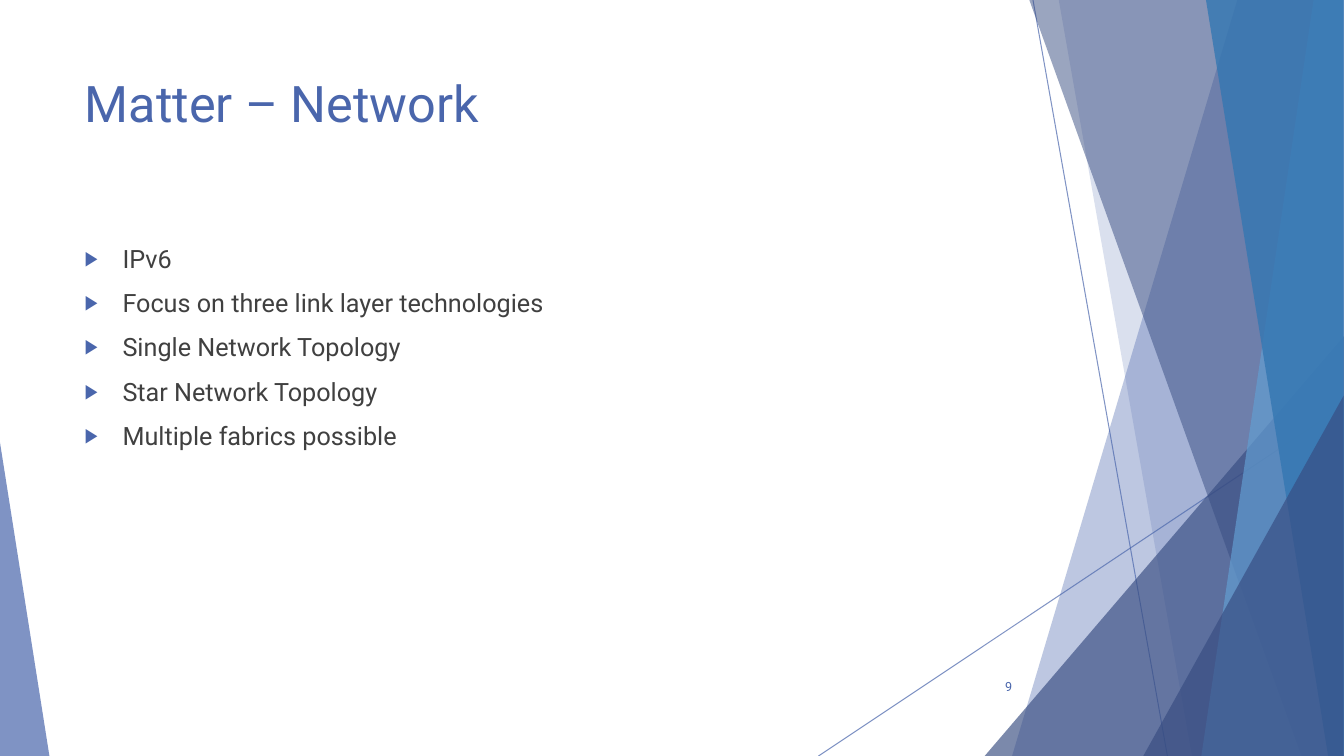
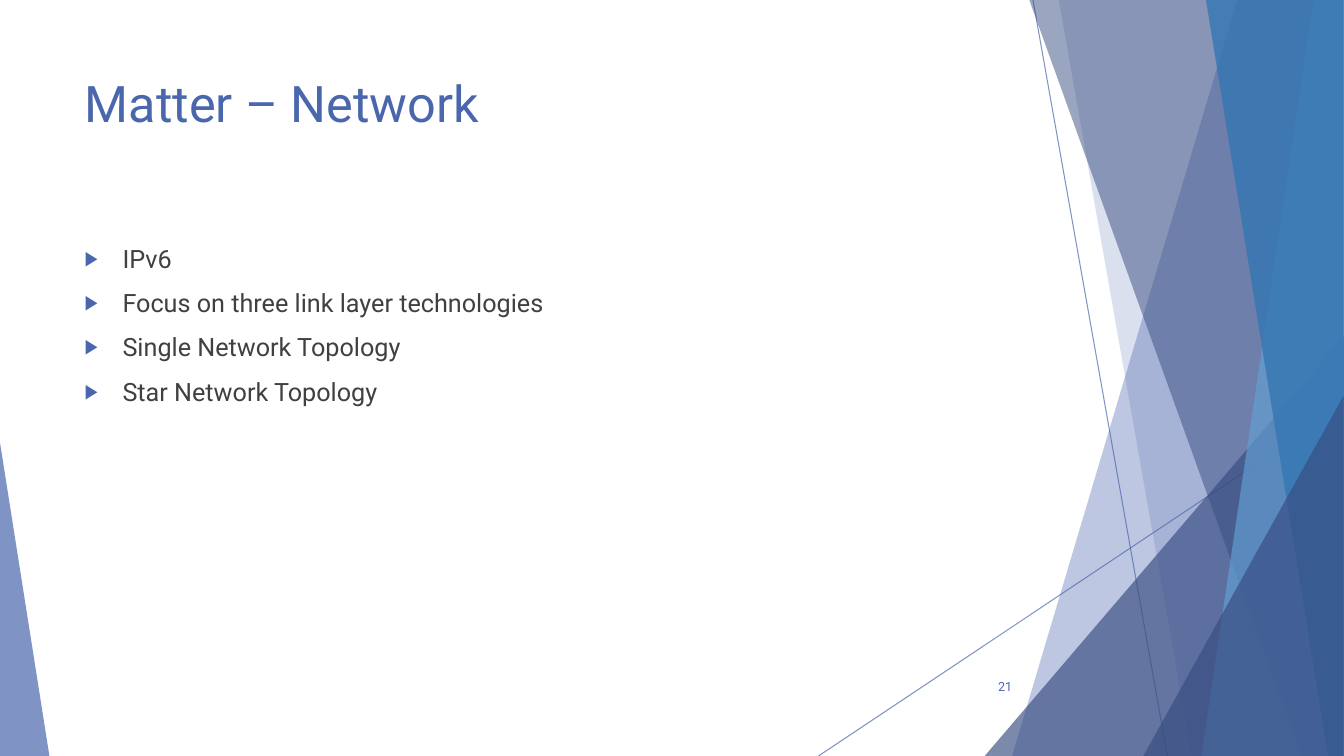
Before and after one commit to GysenBart/ProjectThreadMatter, a slide deck: slide 21 of Presentatie/ProjectThreadMatter.pptx (slide 9 before the commit). Drawn at 1344x756 pixels with LibreOffice and Linux fonts; fonts in the diff are those of the drawing. Boxes give left, top, right and bottom in pixels: in the first picture for what was removed or moved away, otherwise in the second. Text is boxed around its words. In the diff, an @@ line names an element or a change of style, - is before the commit and + after.

```diff
--- a/Presentatie/ProjectThreadMatter.pptx
+++ b/Presentatie/ProjectThreadMatter.pptx
@@ text at (123,426,396,450): paragraph removed @@
-▶ Multiple fabrics possible
@@ page number at (998,682,1012,691): text changed @@
-9
+21
```
Also in this commit, not shown: 10 other slides changed, 12 slides added, 1 slide removed.
